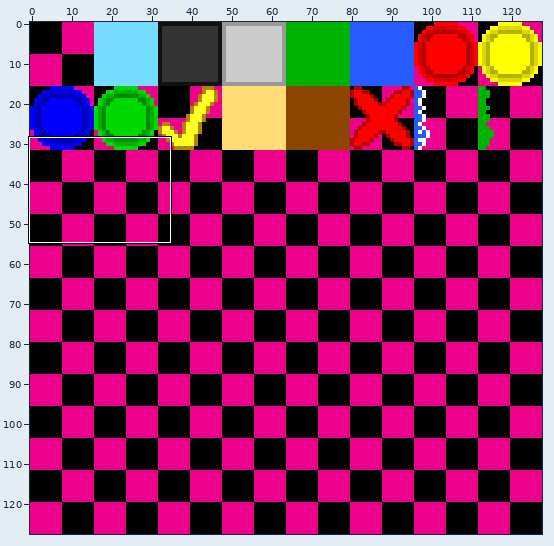
Two states of a sprite sheet, src/com/estrelsteel/engine1/res/texture.png. Above, an overview of the earlier version with the close-up marked.
Close-up. The starting point:
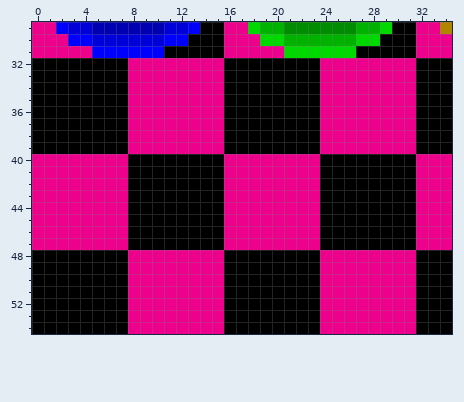
The file is 128x128 pixels. Shown: x 0..34, y 29..54.
Once edited:
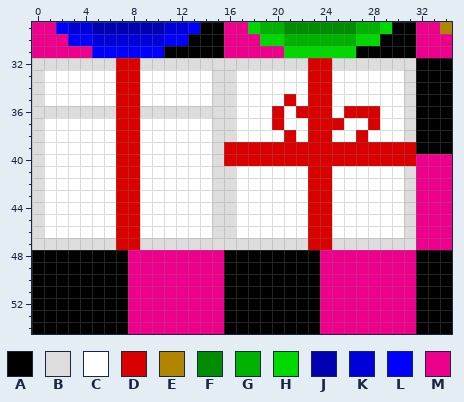
Palette (. is transparent): A #000000  B #dddddd  C #ffffff  D #d90000  E #b28500  F #008c00  G #00b200  H #00d900  J #0000b2  K #0000d9  L #0000ff  M #ec008c
Edits made:
Colour B replaces colour A in row 32 at x 0 to 6 and 16 to 22; in rows 33 to 35 at x 0 and 16; in row 36 at x 0 to 6 and 16; in rows 37 to 38 at x 0 and 16; in row 39 at x 0; in row 40 at x 15.
Colour B replaces colour A in rows 41 to 46 at x 15 and 31; in row 47 at x 9 to 15 and 25 to 31.
Colour B replaces colour M in row 32 at x 9 to 15 and 25 to 31; in rows 33 to 35 at x 15 and 31; in row 36 at x 9 to 15 and 31; in rows 37 to 38 at x 15 and 31; in row 39 at x 15; in row 40 at x 0.
Colour B replaces colour M in rows 41 to 46 at x 0 and 16; in row 47 at x 0 to 6 and 16 to 22.
Colour C replaces colour A in rows 33 to 34 at x 1 to 6 and 17 to 22; in row 35 at x 1 to 6, 17 to 20 and 22; in row 36 at x 17 to 19 and 21; in row 37 at x 1 to 6, 17 to 19 and 21 to 22; in row 38 at x 1 to 6, 17 to 20 and 22; in row 39 at x 1 to 6.
Colour C replaces colour A in row 40 at x 9 to 14; in rows 41 to 46 at x 9 to 14 and 25 to 30.
Colour C replaces colour M in rows 33 to 35 at x 9 to 14 and 25 to 30; in row 36 at x 25 and 29 to 30; in row 37 at x 9 to 14, 26 to 27 and 29 to 30; in row 38 at x 9 to 14, 25 to 26 and 28 to 30; in row 39 at x 9 to 14; in row 40 at x 1 to 6.
Colour C replaces colour M in rows 41 to 46 at x 1 to 6 and 17 to 22.
Colour D replaces colour A in rows 32 to 34 at x 7 and 23; in row 35 at x 7, 21 and 23; in row 36 at x 7, 20 and 22 to 23; in row 37 at x 7, 20 and 23; in row 38 at x 7, 21 and 23; in row 39 at x 7 and 16 to 23.
Colour D replaces colour A in row 40 at x 8 and 24 to 31; in rows 41 to 47 at x 8 and 24.
Colour D replaces colour M in rows 32 to 35 at x 8 and 24; in row 36 at x 8, 24 and 26 to 28; in row 37 at x 8, 24 to 25 and 28; in row 38 at x 8, 24 and 27; in row 39 at x 8 and 24 to 31; in row 40 at x 7 and 16 to 23.
Colour D replaces colour M in rows 41 to 47 at x 7 and 23.
Changed places in both close-ups, as pixel boxes (x1, y1, x2, y2):
changed: (32, 58, 416, 250)
